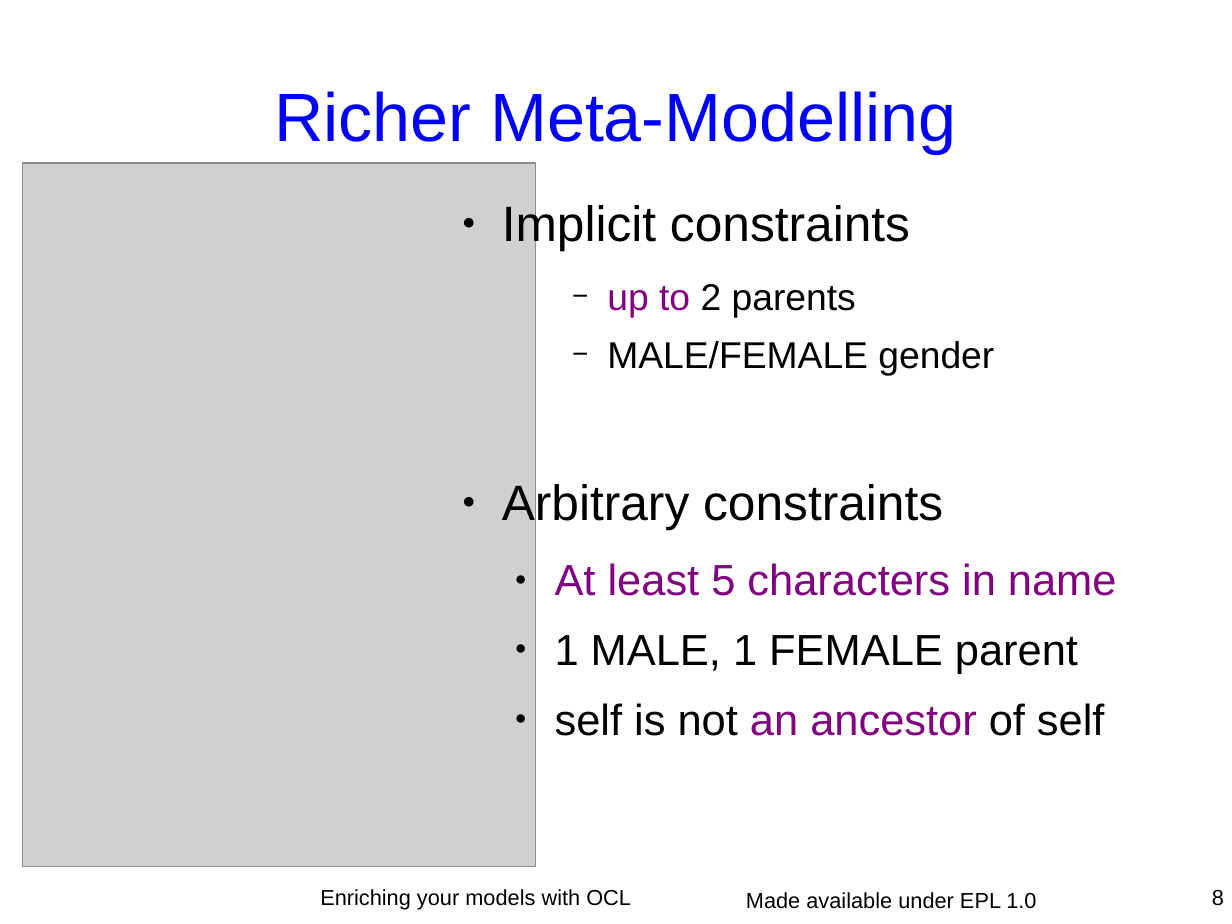
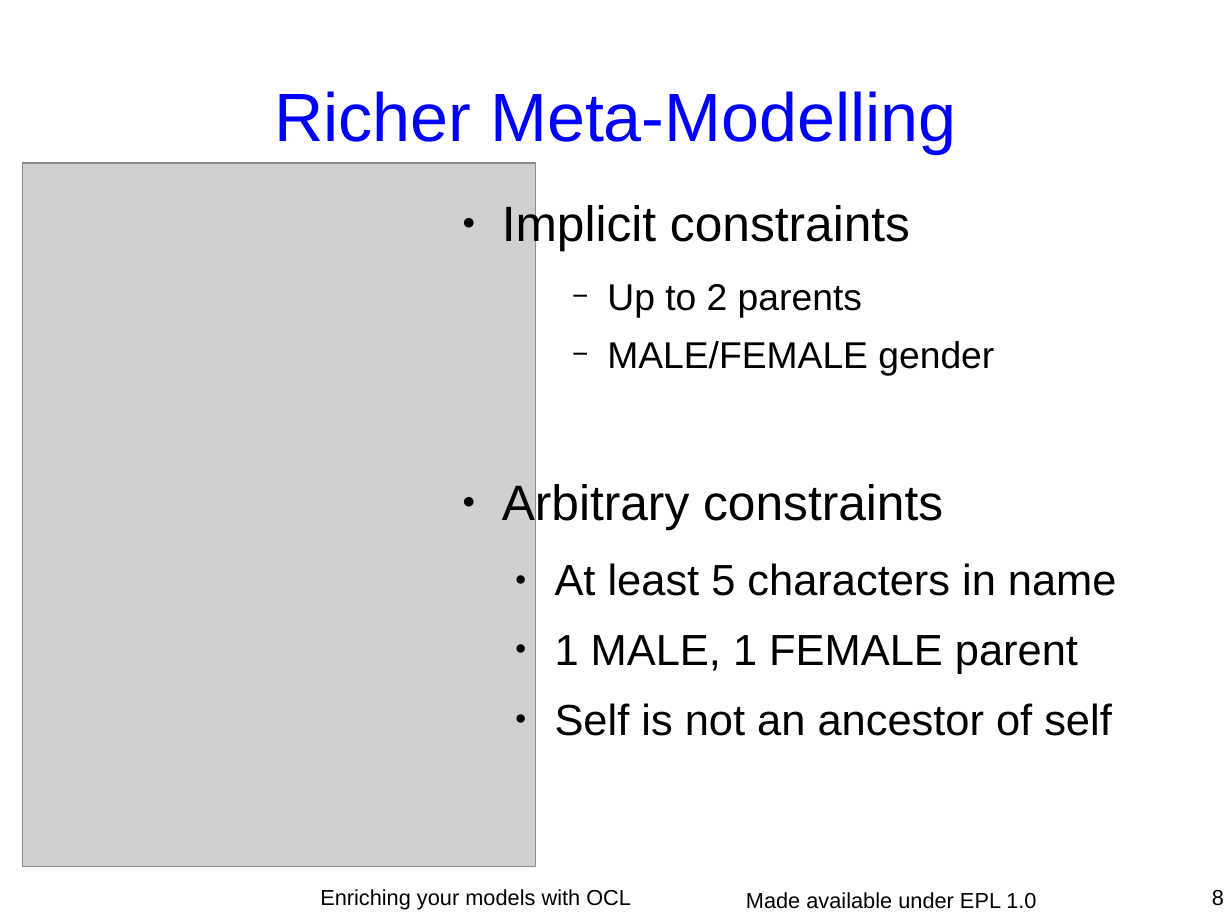
Before and after one commit to eclipse-ocl/ocl-website, a slide deck: slide 8 of ocl/docs/publications/ESE2010LongTalk/EnrichingWithOCL.odp. Drawn at 1232x924 pixels with LibreOffice and Linux fonts; fonts in the diff are those of the drawing; grey boxes stand for pictures. Boxes give left, top, right and bottom in pixels: in the first picture for what was removed or moved away, otherwise in the second. Text is boxed around its words. In the diff, an @@ line names an element or a change of style, - is before the commit and + after.

```diff
--- a/ocl/docs/publications/ESE2010LongTalk/EnrichingWithOCL.odp
+++ b/ocl/docs/publications/ESE2010LongTalk/EnrichingWithOCL.odp
@@ text at [607, 284, 862, 318]: text changed @@
-    − up to 2 parents
+    − Up to 2 parents
@@ text at [555, 563, 1117, 596]: text colour #800080 to #000000 in "At least 5 characters in name" @@
@@ text at [555, 703, 1112, 736]: text changed @@
-  ● self is not an ancestor of self
+  ● Self is not an ancestor of self
```
Also in this commit, not shown: 20 other slides changed.
